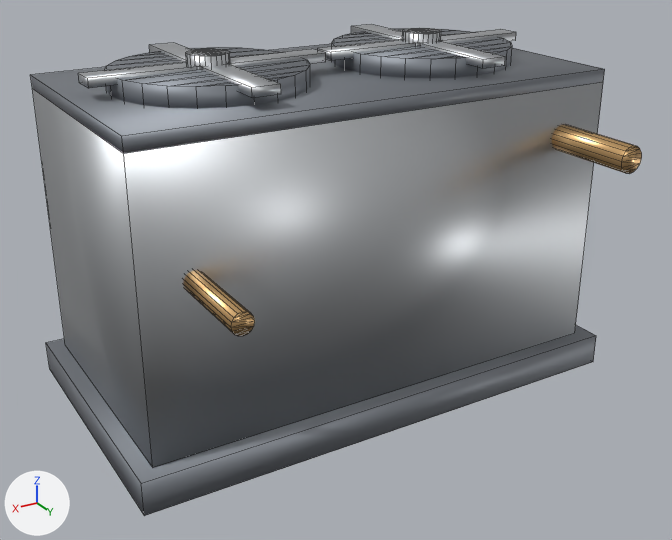
Renders of the FBX model Tools/butchery/fbx/SM_CONDENSER.fbx from each side of a commit.
One viewpoint serves both versions: a 50 mm lens placed at (2.78, 4.57, 3.08), pointed at (0.08, 0.08, 0.83). Lighting does not change. The marker at lower left points along +X, +Y and +Z. The older version comes first. Mesh edges are drawn as thin lines.

Names of what the first picture shows: 'SM_CONDENSER'.
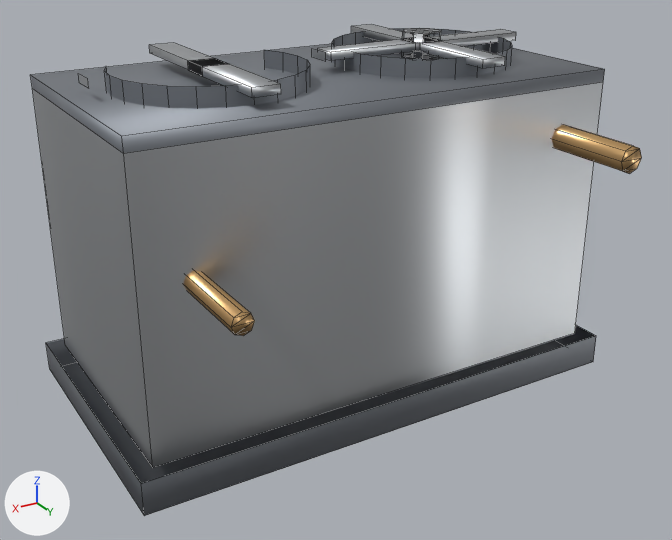
Changed parts and their boxes [x1, y1, x2, y2] in the pictures (672 x 540 px):
part 1 of me_sm_condenser, deleted: before [186, 48, 230, 69]
part 2 of me_sm_condenser, cut back: before [46, 28, 642, 484]; after [183, 28, 642, 336]

The change in detail:
me_sm_condenser is used by ob_sm_condenser; location (0.0, 0.0, 0.0).
me_sm_condenser had 360 vertices, 438 faces and spanned x -1.6..1.6, y -1.13..1.13, z 0.0..2.16.
me_sm_condenser now has 230 vertices, 143 faces and spans x -1.6..1.6, y -1.13..1.13, z 0.0..2.16.
me_sm_condenser part 1: the loose piece of 48 vertices spanning x 0.6..0.84, y -0.34..-0.1, z 2.0..2.16 is deleted.
Part 2, on me_sm_condenser:
82 vertices are removed from x -1.45..1.45, y -1.0..1.13, z 0.25..2.16.
279 faces are deleted.
28 new faces join them, mat_m_butchery_copper (beige #ddb37c).
24 new faces join them, mat_m_butchery_steelbrushed (light grey #c8cbce).
